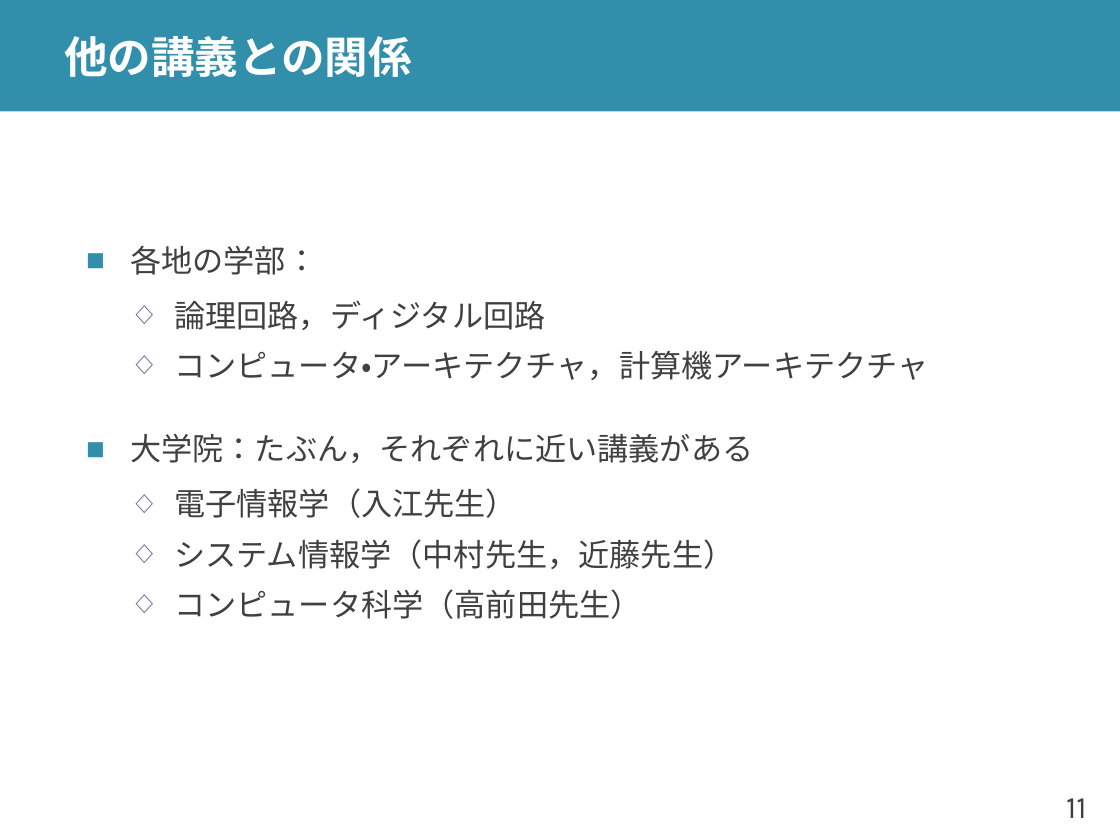
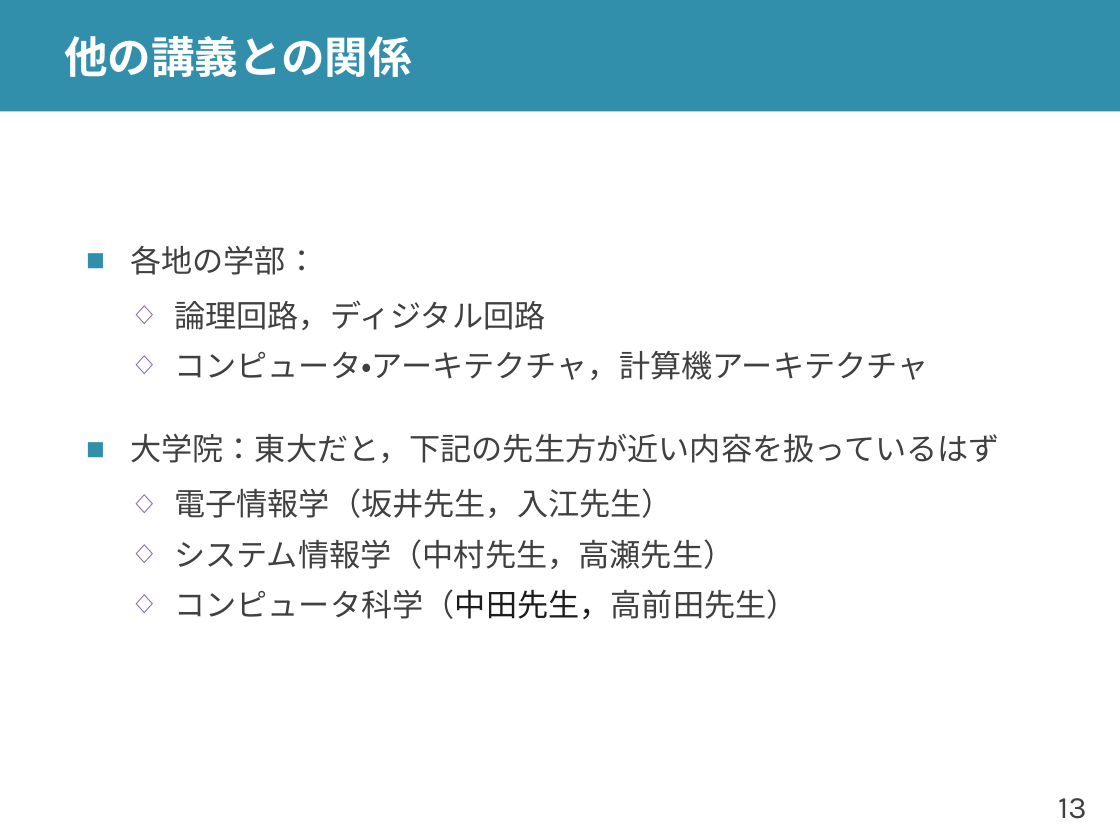
Before and after one commit to shioyadan/advanced-computer-organization, a slide deck: slide 13 of aco-shioya-00.pptx (slide 11 before the commit). Drawn at 1120x840 pixels with LibreOffice and Linux fonts; fonts in the diff are those of the drawing. Boxes give left, top, right and bottom in pixels: in the first picture for what was removed or moved away, otherwise in the second. Text is boxed around its words. In the diff, an @@ line names an element or a change of style, - is before the commit and + after.

```diff
--- a/aco-shioya-00.pptx
+++ b/aco-shioya-00.pptx
@@ text at [130, 433, 1000, 619]: text changed @@
-■ 大学院：たぶん，それぞれに近い講義がある
-  ◇ 電子情報学（入江先生）
-  ◇ システム情報学（中村先生，近藤先生）
-  ◇ コンピュータ科学（高前田先生）
+■ 大学院：東大だと，下記の先生方が近い内容を扱っているはず
+  ◇ 電子情報学（坂井先生，入江先生）
+  ◇ システム情報学（中村先生，高瀬先生）
+  ◇ コンピュータ科学（中田先生，高前田先生）
@@ page number at [1058, 798, 1087, 819]: text changed @@
-11
+13
```
Also in this commit, not shown: 8 other slides changed, 2 slides added, 1 other file.
